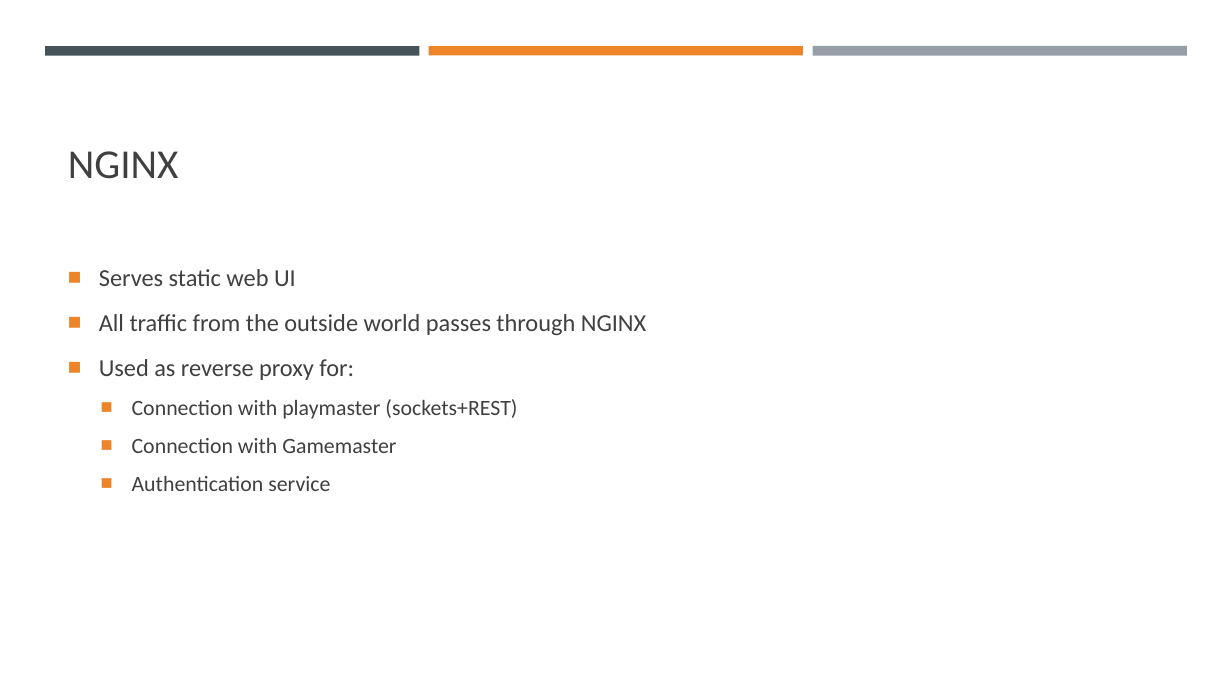
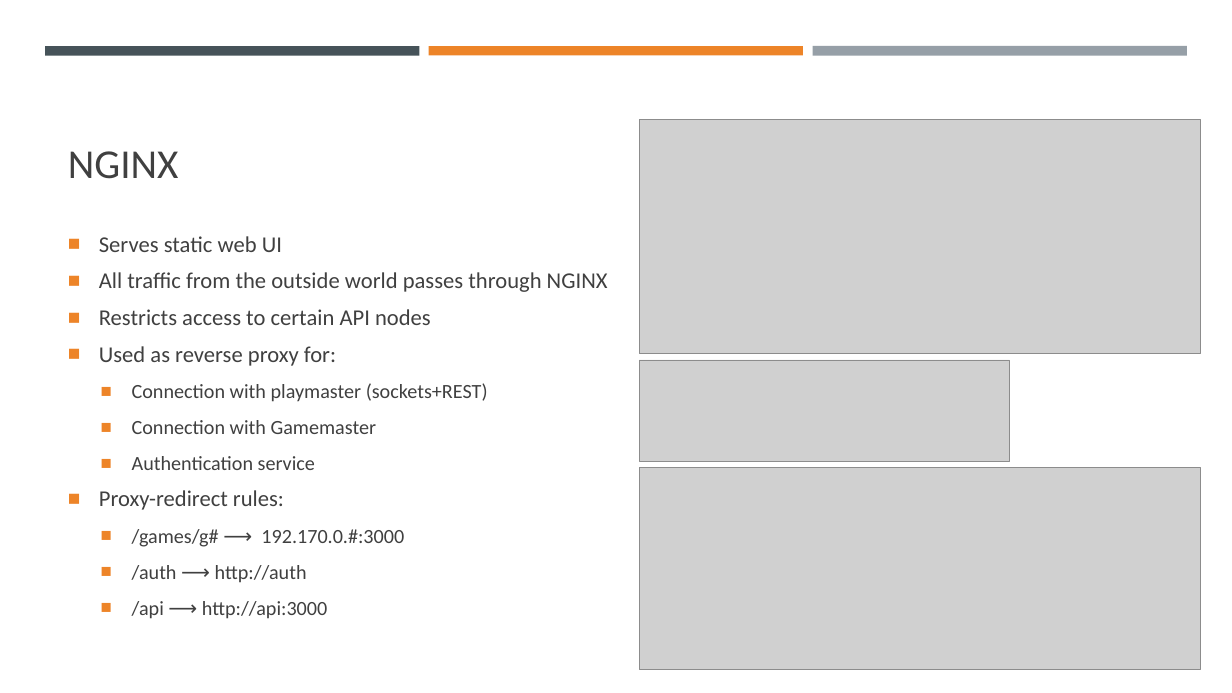
Before and after one commit to margaeor/COMP414-Distributed-Systems, a slide deck: slide 14 of presentation/Distributed.pptx (slide 13 before the commit). Drawn at 1232x693 pixels with LibreOffice and Linux fonts; fonts in the diff are those of the drawing; grey boxes stand for pictures. Boxes give left, top, right and bottom in pixels: in the first picture for what was removed or moved away, otherwise in the second. Text is boxed around its words. In the diff, an @@ line names an element or a change of style, - is before the commit and + after.

```diff
--- a/presentation/Distributed.pptx
+++ b/presentation/Distributed.pptx
@@ picture added at <box>640,119,1201,354</box> @@
@@ text at <box>99,236,608,470</box>: size 19 to 17.6 pt in "Serves static web UI", "All traffic from the outside world passes ...", "Used as reverse proxy for:"; size 17 to 15.7 pt in "Connection with playmaster (sockets+REST)", "Connection with Gamemaster", "Authentication service"; line spacing 1.1 to 0.9 @@
@@ text at <box>99,309,431,325</box>: paragraph added @@
+■ Restricts access to certain API nodes
@@ picture added at <box>640,360,1010,462</box> @@
@@ picture added at <box>640,468,1201,670</box> @@
@@ text at <box>99,490,404,619</box>: paragraphs added @@
+■ Proxy-redirect rules:
+  ■ /games/g# ⟶ 192.170.0.#:3000
+  ■ /auth ⟶ http://auth
+  ■ /api ⟶ http://api:3000
```
Also in this commit, not shown: 3 other slides changed, 1 slide added.
